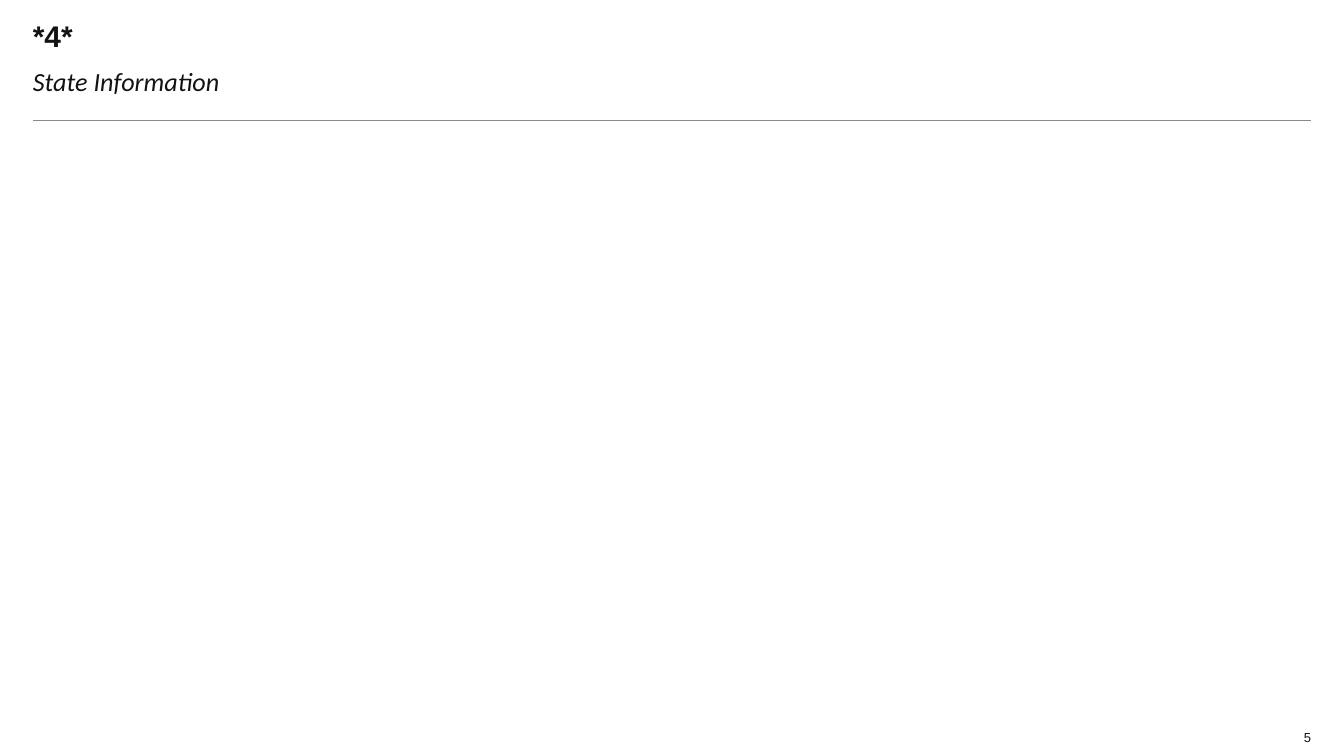
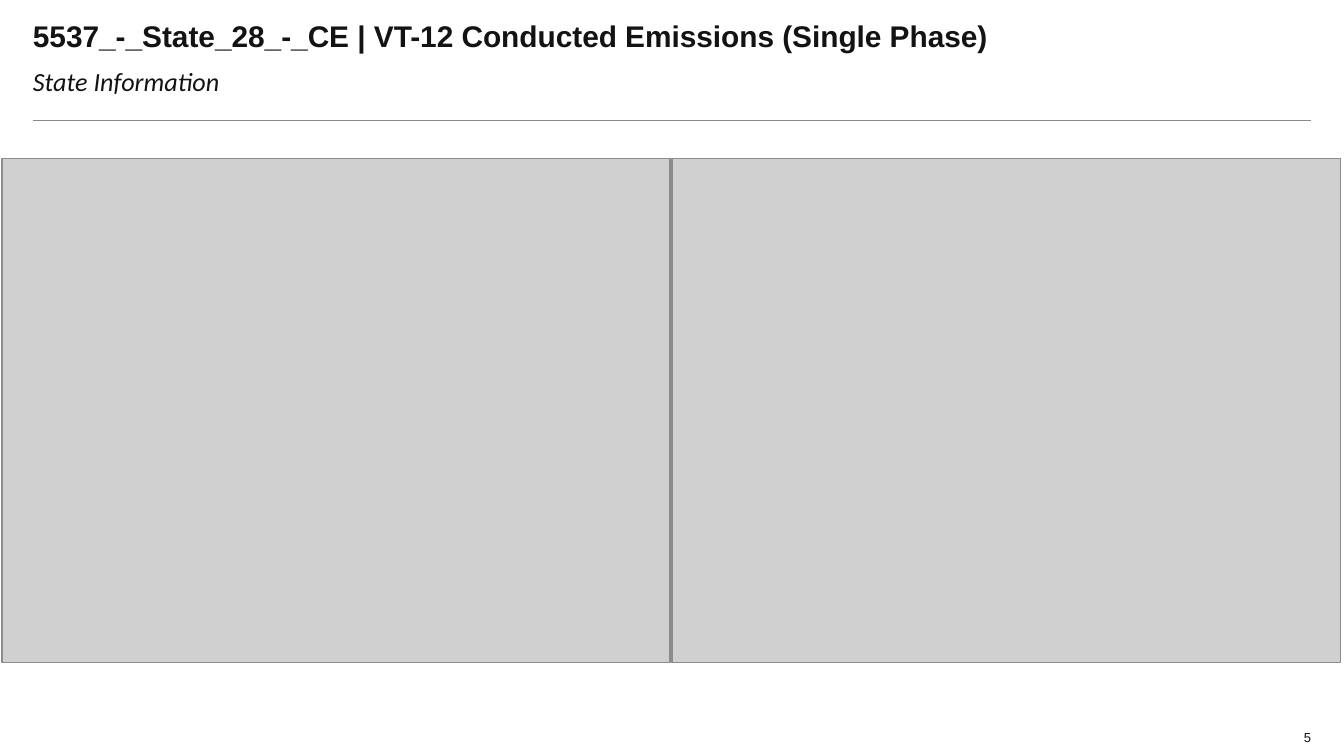
Before and after one commit to Laurapaws/graphGrabber, a slide deck: slide 5 of newDeck.pptx. Drawn at 1344x756 pixels with LibreOffice and Linux fonts; fonts in the diff are those of the drawing; grey boxes stand for pictures; background and template pictures are left out. Boxes give left, top, right and bottom in pixels: in the first picture for what was removed or moved away, otherwise in the second. Text is boxed around its words. In the diff, an @@ line names an element or a change of style, - is before the commit and + after.

```diff
--- a/newDeck.pptx
+++ b/newDeck.pptx
@@ title at (33, 25, 988, 52): text changed @@
-*4*
+5537_-_State_28_-_CE | VT-12 Conducted Emissions (Single Phase)
@@ picture added at (1, 159, 669, 663) @@
@@ picture added at (672, 159, 1340, 663) @@
```
Also in this commit, not shown: 8 other slides changed, 1 other file.
